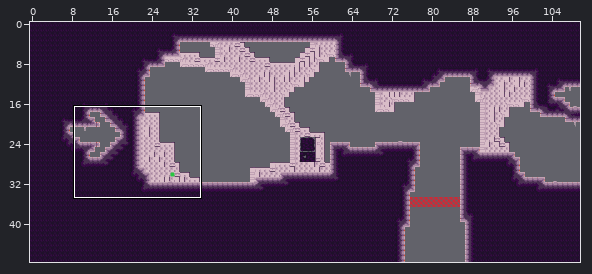
One commit to this Tiled map (JSON): assets/world/room/intro1.json. Above, an overview of the earlier version with the close-up marked.
Close-up. Earlier state:
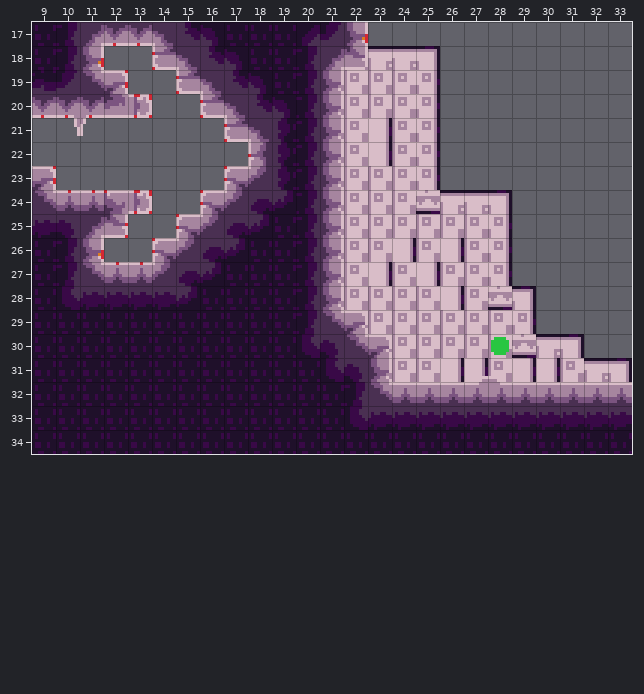
Cells are 8x8 px. Shown: x 9..33, y 17..34. The commit also changed other parts of the map, which this record leaves out.
And afterwards:
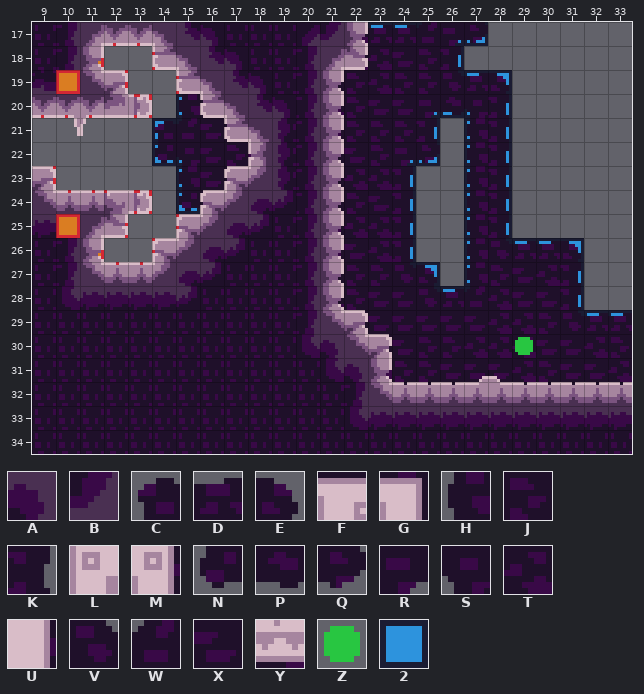
Key: from "stone": A 51, B 77; from "stone_bg_decal": C 0, D 1, E 2, F 5, G 6, H 13, J 14, K 15, L 18, M 19, N 26, P 27, Q 28, R 39, S 40, T 41, U 45, V 52, W 53, X 54, Y 56; from "tools": Z 0 "spawn", 2 20.
_ is an empty cell.
Tiles replaced or removed in this view: A, B, F, G, L, M, U, Y, Z.
Tiles of an added or newly shown layer are drawn over the layers below it.
The edit:
Changed rows in their new state; . is an unchanged cell.
Layer "bg_draft" (added):
first column x 14:
17 .........22222......
18 ............2.......
19 ............222.....
20 .2.........2222.....
21 22.........2.22.....
22 22........22.22.....
23 .2........2..22.....
24 .2........2..22.....
25 ..........2..22.....
26 ..........2..22222..
27 ..........22.2...2..
28 ...........222...2..
29 .................222
Layer "bg":
first column x 14:
17 ........DDDWRQ......
18 ........TTXJK.......
19 .......JJTJJVDE.....
20 .HV....TJXXRPSK.....
21 CWXV...XJJJK.HK.....
22 NSXJT..JXJRQ.HK.....
23 .HXR...JTTK_.HK.....
24 .NP....JJXK__HK.....
25 .......XTTK__HK.....
26 .......XXTK__HVDDE..
27 .......JJJVE_HJXTK..
28 .......SJXXVDWTXXK..
29 ........TXXXXXTTJVDD
30 .........SXJJTTTXXTJ
31 .........HJJXXXTJXXT
32 ..........PPP..PPPPS
Layer "map":
first column x 10:
19 _
first column x 10:
25 _
Layer "entity":
first column x 28:
30 _Z
